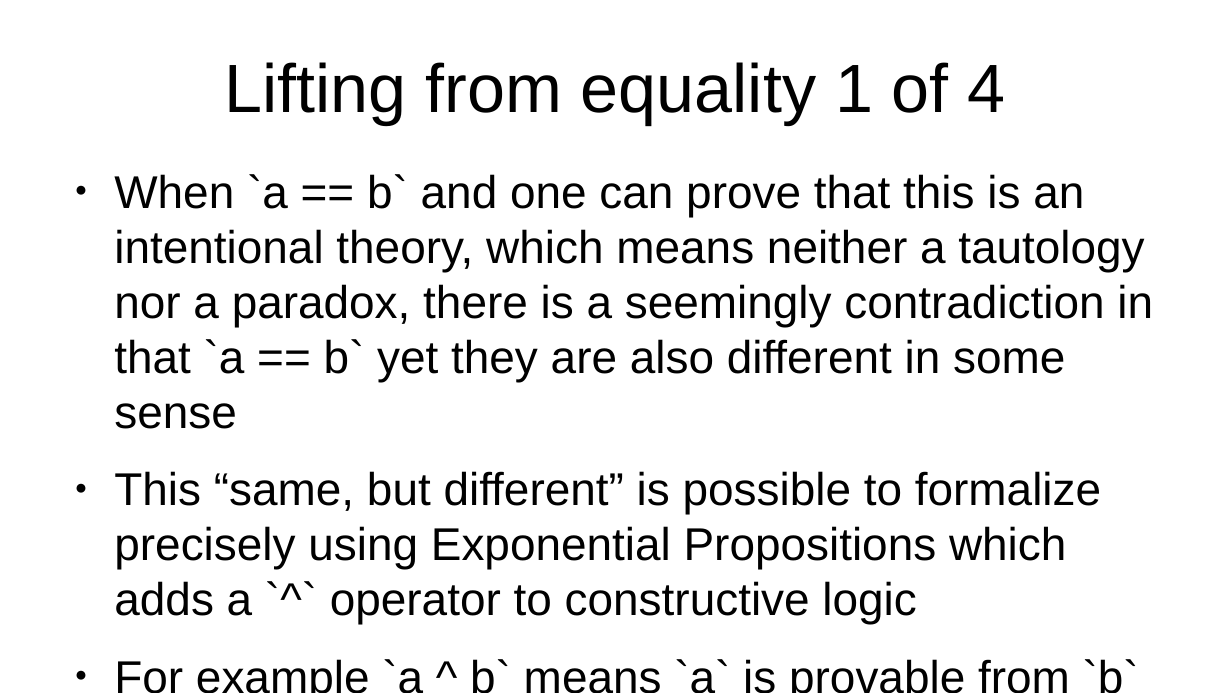
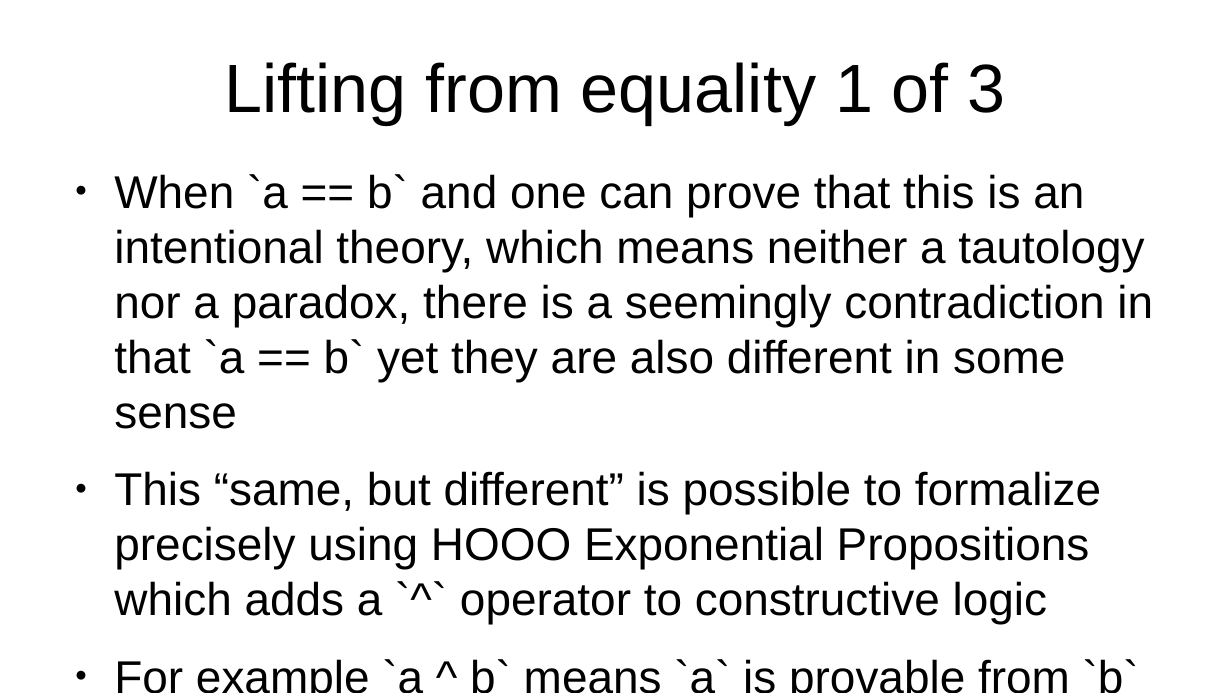
Before and after one commit to advancedresearch/path_semantics, a slide deck: slide 15 of papers-wip2/introduction-to-the-core-axiom.odp. Drawn at 1232x693 pixels with LibreOffice and Linux fonts; fonts in the diff are those of the drawing. Boxes give left, top, right and bottom in pixels: in the first picture for what was removed or moved away, otherwise in the second. Text is boxed around its words. In the diff, an @@ line names an element or a change of style, - is before the commit and + after.

Commit message:
Updated slides

```diff
--- a/papers-wip2/introduction-to-the-core-axiom.odp
+++ b/papers-wip2/introduction-to-the-core-axiom.odp
@@ title at [225,62,1006,125]: text changed @@
-Lifting from equality 1 of 4
+Lifting from equality 1 of 3
@@ text at [114,471,1101,624]: text changed @@
-● This “same, but different” is possible to formalize precisely using Exponential Propositions which adds a `^` operator to constructive logic
+● This “same, but different” is possible to formalize precisely using HOOO Exponential Propositions which adds a `^` operator to constructive logic
```
Also in this commit, not shown: 3 other slides changed, 1 slide removed, 3 other files.
